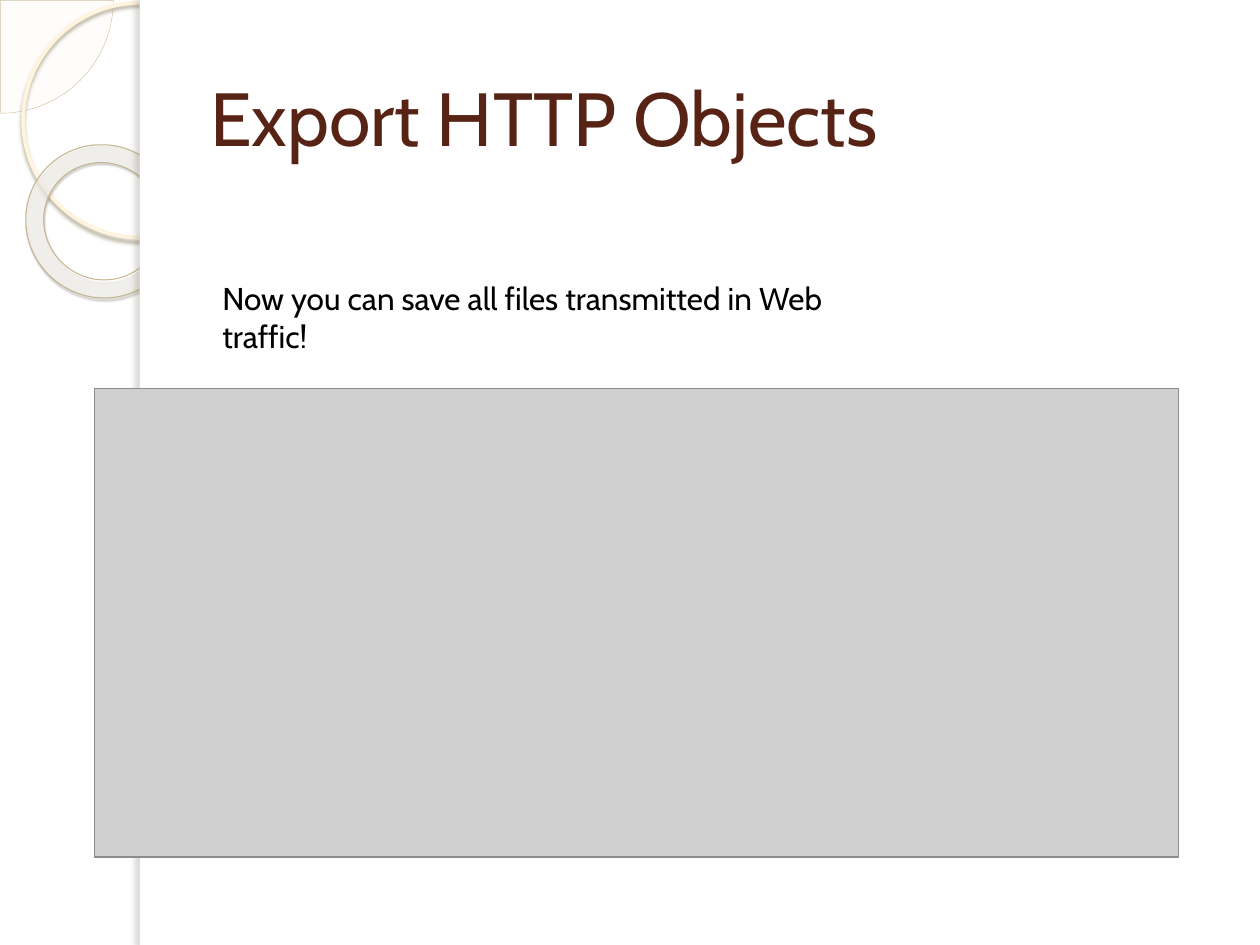
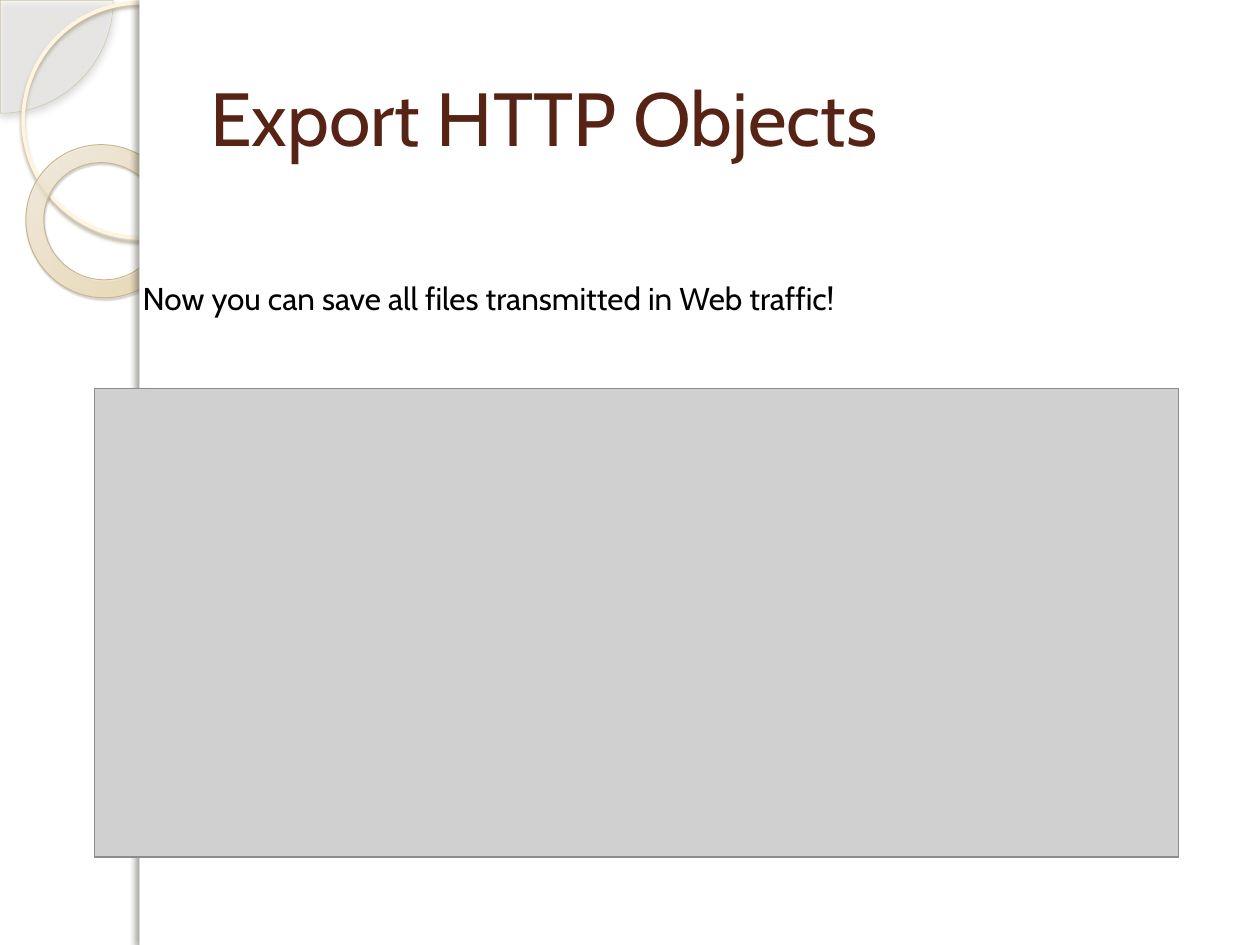
Before and after one commit to centuryhopper/Fall2022CourseContents, a slide deck: slide 45 of CIS6395/Traffic-Analysis-1.pptx. Drawn at 1260x945 pixels with LibreOffice and Linux fonts; fonts in the diff are those of the drawing; grey boxes stand for pictures; background and template pictures are left out. Boxes give left, top, right and bottom in pixels: in the first picture for what was removed or moved away, otherwise in the second. Text is boxed around its words. In the diff, an @@ line names an element or a change of style, - is before the commit and + after.

```diff
--- a/CIS6395/Traffic-Analysis-1.pptx
+++ b/CIS6395/Traffic-Analysis-1.pptx
@@ pie slice (boxed as its full ellipse) at bbox=[0, 0, 113, 113]: shadow on @@
@@ rectangle at bbox=[140, 0, 1260, 945]: shadow on @@
@@ donut at bbox=[0, 113, 211, 329]: fill gradient #FFFCF6 to #FFFEFB to #F0D28E to gradient #EED18E to #FEFAF6; shadow changed @@
@@ text "Now you can save all ..." rewrapped from bbox=[222, 286, 822, 317] to bbox=[143, 286, 834, 317] @@
```
Also in this commit, not shown: 53 other slides changed, 14 other files.
